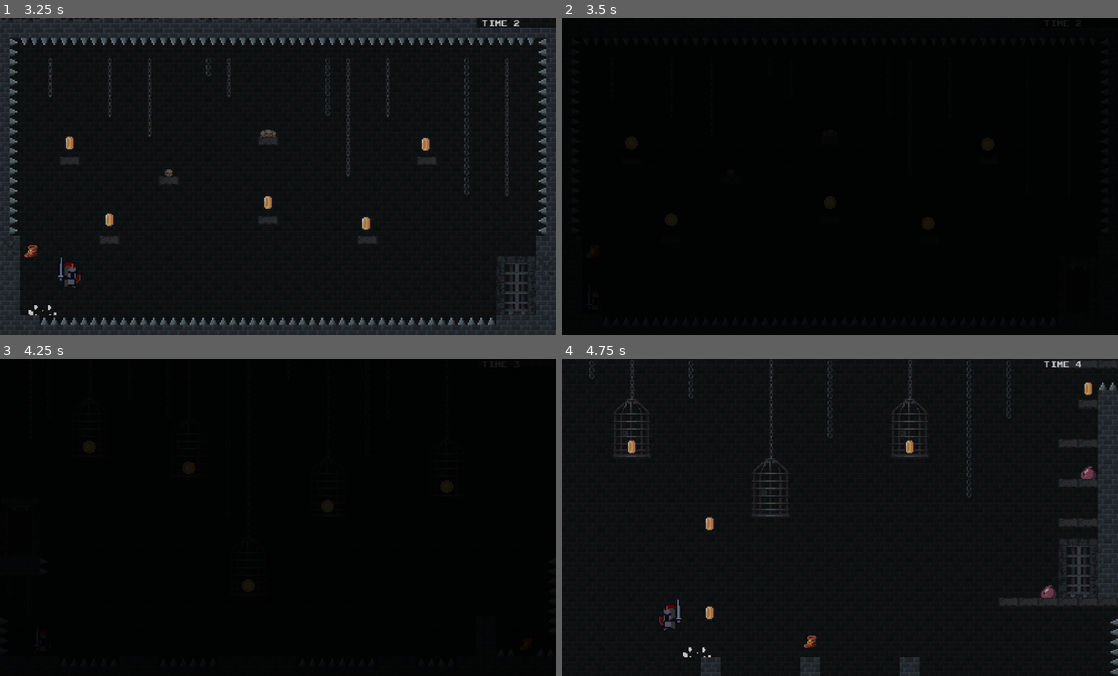
Above: before the commit, frames 1-4 (two rows, left to right).
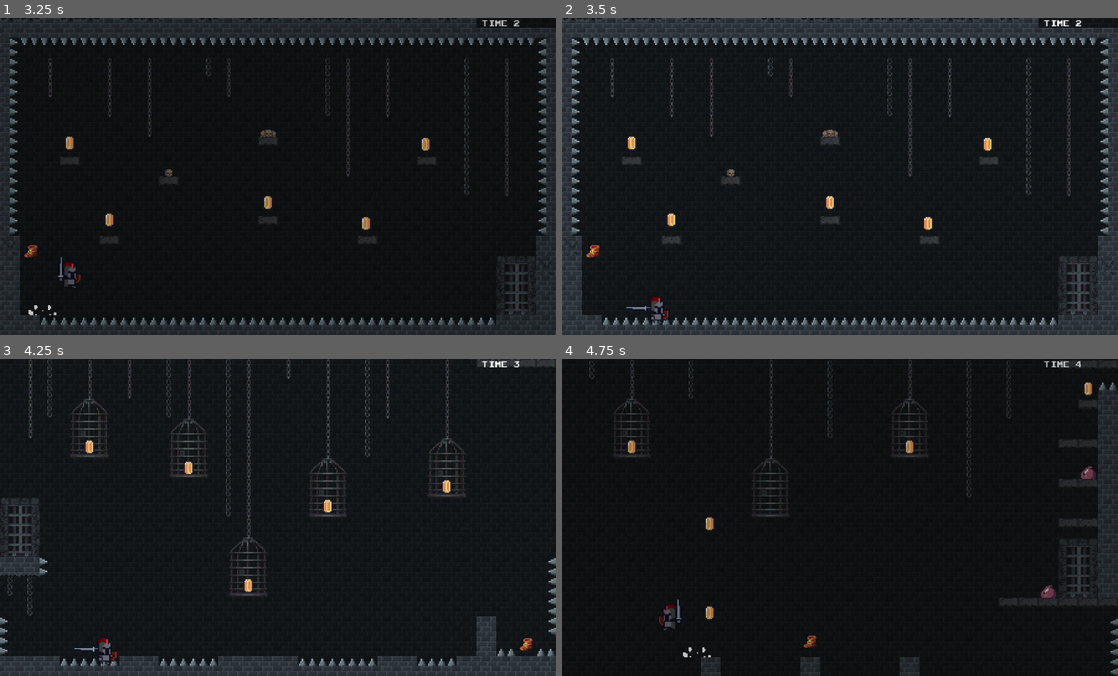
Above: after the commit, the same moments.

Repository: rubengm82/knight-hop
Game: Godot game, scene res://src/stages/main_scene.tscn
Two runs of this game, one before a commit and one after it. Both use one fixed random seed, a clock stepped at 60 frames per second and the inputs below. Sound files missing from this copy of the repository are replaced by a short silence.
Inputs:
- Up to frame 1 (3.25 s): tap Enter at 0.5 s; hold Right (move_right) 0.53-2.03 s; tap N (next_level) every 0.75 s from 0.6 to 2.85 s; tap Space (move_jump) at 0.77, 1.52, 3.02 s; hold Left (move_left) 2.03-2.78 s; hold Right (move_right) from 2.78 s (still down)
- Up to frame 2 (3.5 s): keep holding Right (move_right)
- Up to frame 3 (4.25 s): keep holding Right (move_right); tap N (next_level) at 3.6 s; tap Space (move_jump) at 3.77 s
- Up to frame 4 (4.75 s): release Right (move_right) at 4.28 s; hold Left (move_left) from 4.28 s (still down); tap N (next_level) at 4.35 s; tap Space (move_jump) at 4.52 s

Frame 1 is identical in both runs. In frame 2, 43% of the frame differs, in the area x 0-100%, y 0-100%; in frame 3, 38%; in frame 4, nothing differs.

Commit message:
Implementacion de la animacion Dead de Knight cuando toca un layer Damage

Diff:
--- a/assets/graphics/tilesets/dungeon_01.tres
+++ b/assets/graphics/tilesets/dungeon_01.tres
@@ -14,6 +14,7 @@
 2:0/0/physics_layer_2/polygon_0/points = PackedVector2Array(-8, -8, 8, -8, 8, 0, -8, 0)
 2:0/0/physics_layer_2/polygon_0/one_way = true
 3:0/0 = 0
+3:0/0/physics_layer_0/polygon_0/points = PackedVector2Array(-8, -8, 8, -8, 8, -2.6666665, -8, -2.6666665)
 3:0/0/physics_layer_1/polygon_0/points = PackedVector2Array(-6.6666665, -8, -1.333333, -8, -4, -1.333333)
 3:0/0/physics_layer_1/polygon_1/points = PackedVector2Array(6.666667, -8, 4, -1.333333, 1.333334, -8)
 0:1/0 = 0
@@ -25,6 +26,7 @@
 1:1/0/physics_layer_1/polygon_0/points = PackedVector2Array(0, -6.6666665, -6.6666665, -4, 0, -1.333333)
 1:1/0/physics_layer_1/polygon_1/points = PackedVector2Array(0, 6.666667, -6.6666665, 4, 0, 1.333334)
 2:1/0 = 0
+2:1/0/physics_layer_0/polygon_0/points = PackedVector2Array(-8, 2.666667, 8, 2.666667, 8, 8, -8, 8)
 2:1/0/physics_layer_1/polygon_0/points = PackedVector2Array(-6.6666665, 8, -4, 1.333334, -1.333333, 8)
 2:1/0/physics_layer_1/polygon_1/points = PackedVector2Array(6.666667, 8, 1.333334, 8, 4, 1.333334)
 3:1/0 = 0
--- a/src/knight/knight.gd
+++ b/src/knight/knight.gd
@@ -31,6 +31,7 @@
 
 # Control de movimiento durante transiciones
 var puede_moverse := true				# Si false, no se puede mover (durante transición)
+var is_dying := false					# Si true, está muriendo (para animación)
 
 
 # =====================================================
@@ -87,6 +88,8 @@
 # JUMP - Lógica de salto normal, doble salto y salto variable
 # =====================================================
 func handle_jump_logic(delta: float) -> void:
+	if is_dying:
+		return
 
 	### INFORMACION DE COMO FUNCIONA EL SALTO(JUMP) DE KNIGHT
 	## Presiona jump?
@@ -183,6 +186,11 @@
 # ANIMATION de KNIGHT - Funcion para el manejo de animaciones
 # =====================================================
 func update_animation() -> void:
+	if is_dying:
+		if animation.animation != "dead":
+			animation.play("dead")
+		return
+
 	if is_on_floor():
 		if abs(velocity.x) < 10.0:
 			animation.play("idle")
@@ -223,6 +231,18 @@
 # AREA ENTERED - Cuando a Knight le atraviesa layers seleccionados
 # =====================================================
 func _on_area_2d_body_entered(_body: Node2D) -> void:
+	# Marcar como muriendo
+	is_dying = true
+	# Detener movimiento completamente
+	velocity = Vector2.ZERO
+	# Deshabilitar movimiento
+	puede_moverse = false
+	# Reproducir animación de muerte
+	animation.play("dead")
+	# Esperar a que termine la animación
+	await animation.animation_finished
+	# Esperar 1 segundo adicional
+	await get_tree().create_timer(1.0).timeout
 	# Buscar la escena principal
 	var main_scene = _buscar_main_scene()
 
